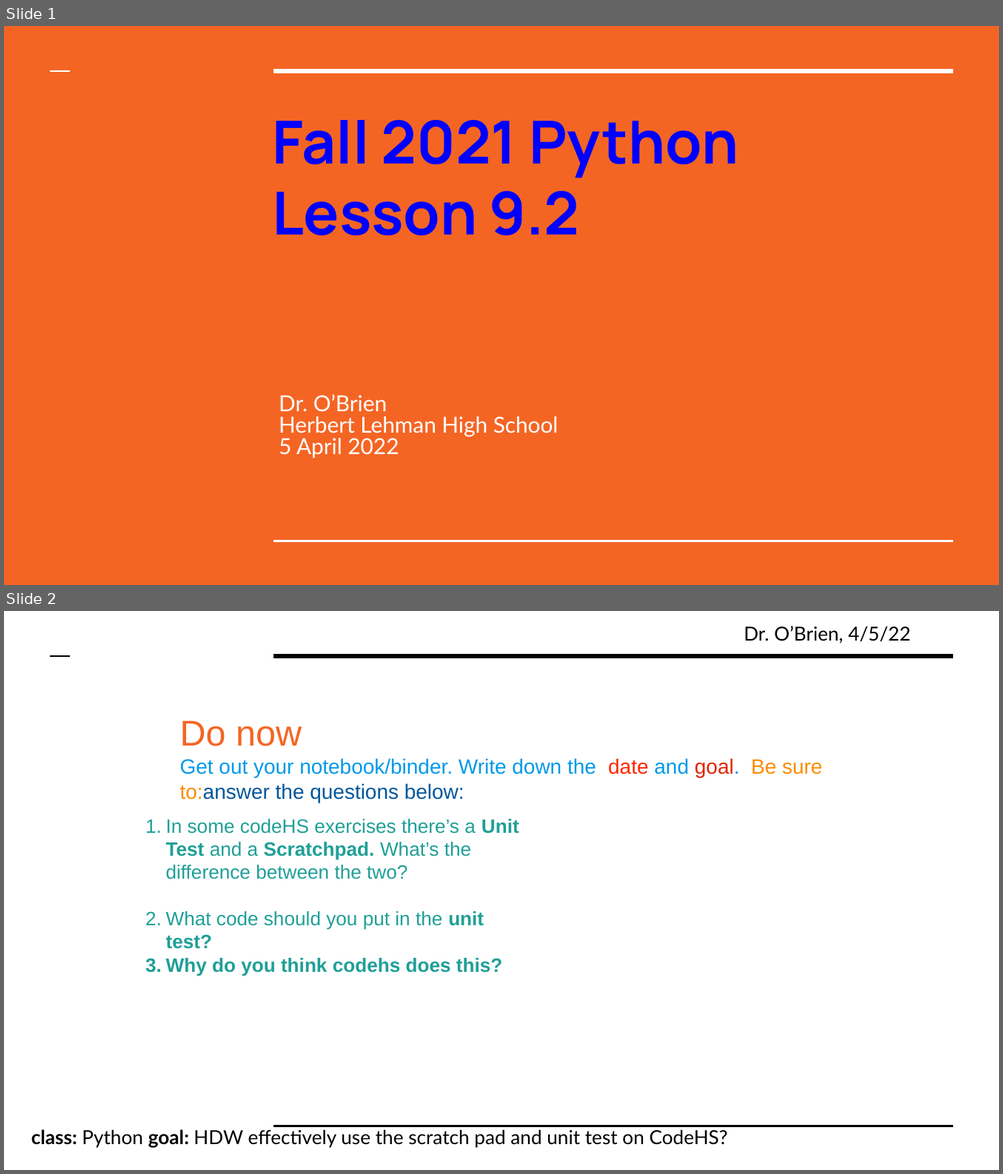
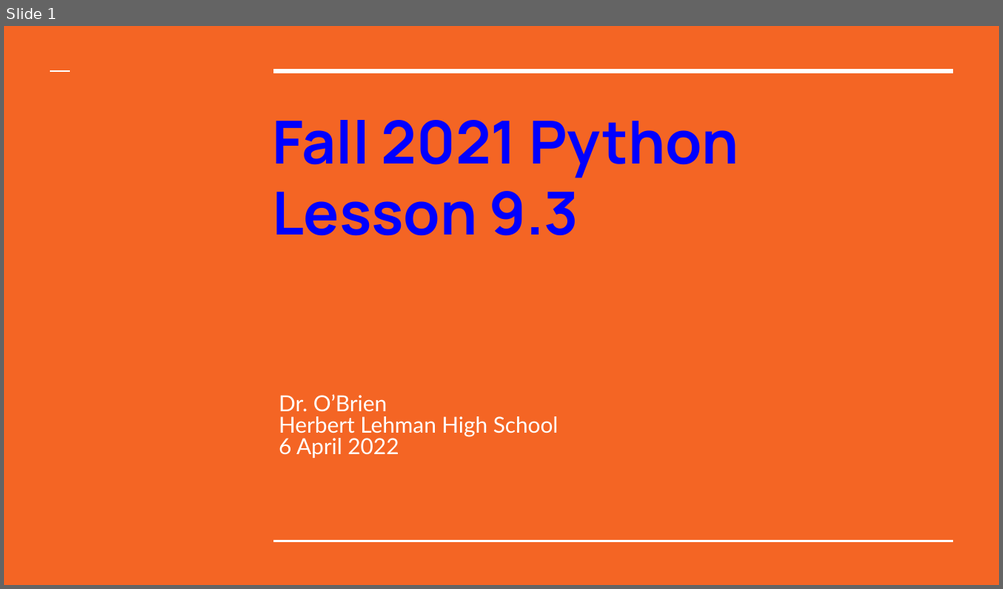
Before and after one commit to cobrien87/work, a slide deck: print/python2_9_02.pptx. Shown one above the other, each under a label of ours: slides 1 and 2 before the commit, slide 1 after it. The pictures are 1003x1174 and 1003x589 pixels, drawn with LibreOffice and Linux fonts; fonts in the diff are those of the drawing; background and template pictures are left out. Boxes give left, top, right and bottom in pixels: in the first picture for what was removed or moved away, otherwise in the second. Text is boxed around its words. In the diff, an @@ line names an element or a change of style, - is before the commit and + after.

```diff
--- a/print/python2_9_02.pptx
+++ b/print/python2_9_02.pptx
@@ slide 2 removed at bbox=[4, 611, 999, 1170], background #FFFFFF @@
@@ text removed at bbox=[743, 626, 910, 644] @@
-Dr. O’Brien, 4/5/22
@@ line removed from (51, 655) to (71, 655) @@
@@ line removed from (273, 655) to (953, 655) @@
@@ text removed at bbox=[180, 721, 822, 803] @@
-Do now
-Get out your notebook/binder. Write down the date and goal. Be sure to:answer the questions below:
@@ text removed at bbox=[166, 819, 519, 977] @@
-1. In some codeHS exercises there’s a Unit Test and a Scratchpad. What’s the difference between the two?
-2. What code should you put in the unit test?
-3. Why do you think codehs does this?
@@ text removed at bbox=[31, 1130, 728, 1148] @@
-class: Python goal: HDW effectively use the scratch pad and unit test on CodeHS?
@@ line removed from (273, 1126) to (953, 1126) @@
@@ slide 1 changed as well @@
@@ title at bbox=[272, 191, 578, 236]: text changed @@
-Lesson 9.2
+Lesson 9.3
@@ subtitle at bbox=[279, 438, 398, 458]: text changed @@
-5 April 2022
+6 April 2022
```
Also in this commit, not shown: 4 other slides changed, 1 slide added, 17 other files.
